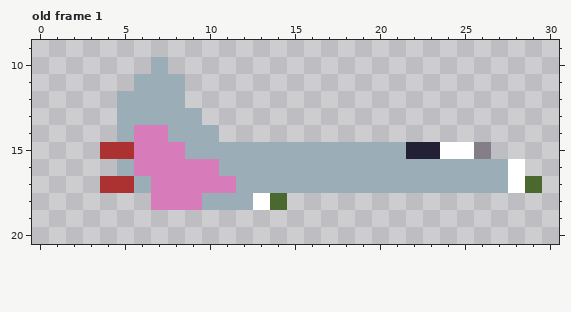
Pixel-art file -- raws/player.aseprite. That is the earlier state.
32x32 pixels, 1 frame. Shown: old frame 1: x 0..30, y 9..20. The commit also changed other frames, which this record leaves out.
Once edited:
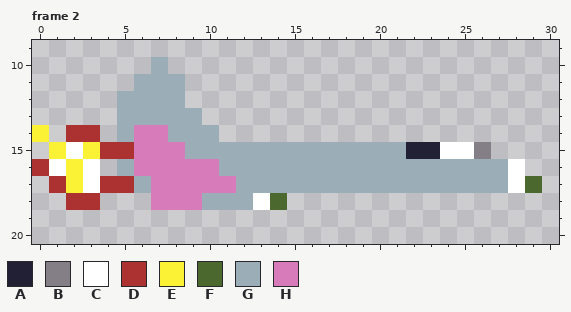
Palette (. is transparent): A #222034  B #847e87  C #ffffff  D #ac3232  E #fbf236  F #4b692f  G #9badb7  H #d77bba
A new or re-ordered frame is compared with the old frame closest to it.
From the commit log: sound and thrust
From old to new:
frames 1 -> 3
layer "thrust" added
Frame 2 is new; against old frame 1, layer "thrust":
y 14: x 0 . -> E; x 2..3 .. -> DD
y 15: x 1..3 ... -> ECE
y 16: x 0..3 .... -> DCEC
y 17: x 1..3 ... -> DEC
y 18: x 2..3 .. -> DD
